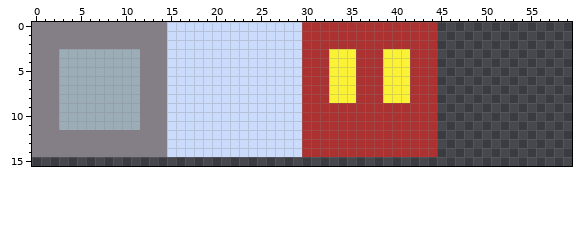
Edited in one commit: pixel-art file (Assets/Sprites/Sprites.aseprite). This is how it looked before the edit.
60x60 pixels, 1 frame. Shown: x 0..59, y 0..15.
Once edited:
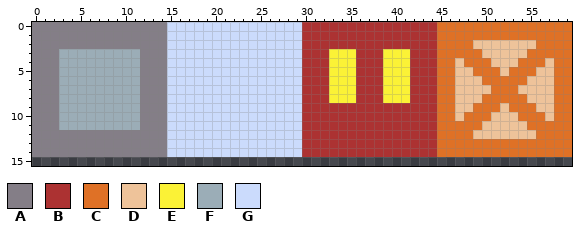
Palette (. is transparent): A #847e87  B #ac3232  C #df7126  D #eec39a  E #fbf236  F #9badb7  G #cbdbfc
Diff:
@@ x 43..59 @@
- 0 BB...............
- 1 BB...............
- 2 BB...............
- 3 BB...............
- 4 BB...............
- 5 BB...............
- 6 BB...............
- 7 BB...............
- 8 BB...............
- 9 BB...............
-10 BB...............
-11 BB...............
-12 BB...............
-13 BB...............
-14 BB...............
+ 0 BBCCCCCCCCCCCCCCC
+ 1 BBCCCCCCCCCCCCCCC
+ 2 BBCCCCDDDDDDDCCCC
+ 3 BBCCCCCDDDDDCCCCC
+ 4 BBCCDCCCDDDCCCDCC
+ 5 BBCCDDCCCDCCCDDCC
+ 6 BBCCDDDCCCCCDDDCC
+ 7 BBCCDDDDCCCDDDDCC
+ 8 BBCCDDDCCCCCDDDCC
+ 9 BBCCDDCCCDCCCDDCC
+10 BBCCDCCCDDDCCCDCC
+11 BBCCCCCDDDDDCCCCC
+12 BBCCCCDDDDDDDCCCC
+13 BBCCCCCCCCCCCCCCC
+14 BBCCCCCCCCCCCCCCC
 15 .................
Pixel boxes of the changes (left, top, right, bottom) in both pictures:
added: (437, 22, 572, 157)
